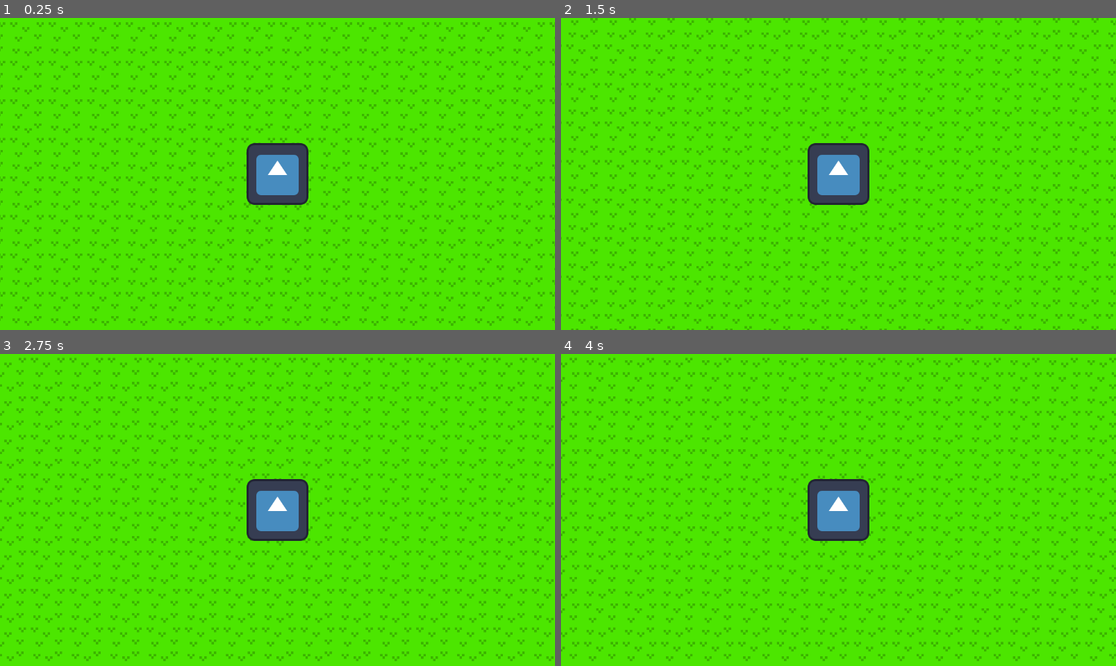
Above: before the commit, frames 1-4 (two rows, left to right).
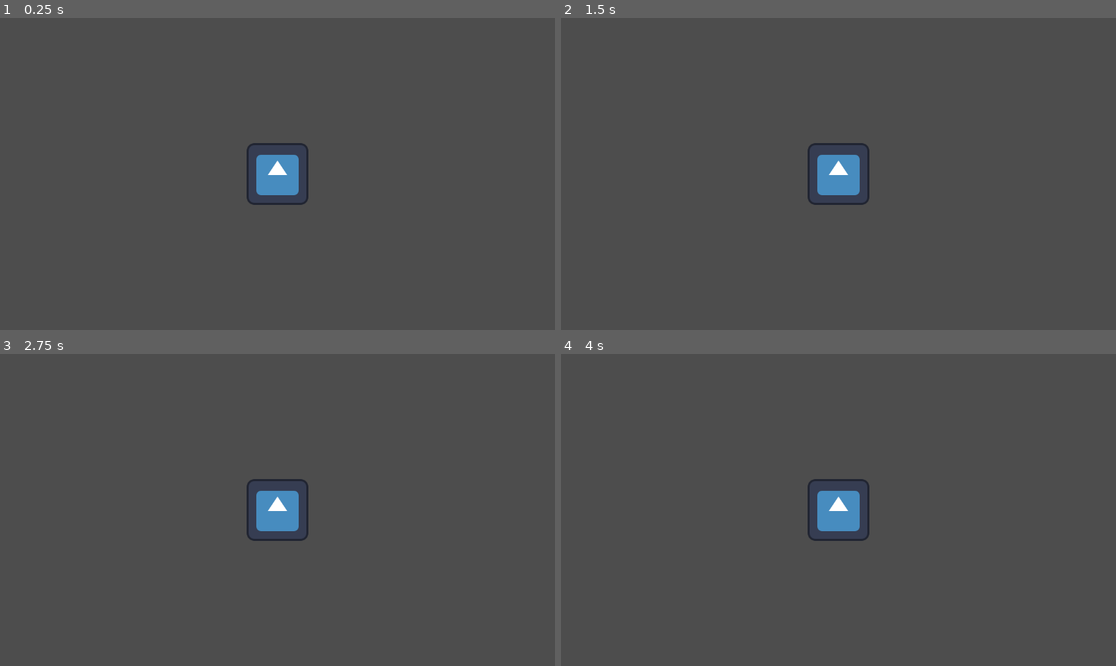
Above: after the commit, the same moments.

Repository: PiotrCzap/2D-Survival-Game
Game: Godot game, scene res://Scenes/game.tscn
Same seed, same stepped clock (60 frames per second), same inputs: the game is played once before the commit and once after it. The engine's default icon, where the game draws it, is replaced by a stand-in: a white triangle on a blue panel in a dark square.
Inputs:
- Up to frame 1 (0.25 s): no input
- Up to frame 2 (1.5 s): tap Enter at 0.5 s; hold D (D) 0.53-1.28 s; tap S (S) at 0.8, 1.35 s
- Up to frame 3 (2.75 s): tap D (D) at 1.55 s; tap Space at 2 s; hold A (A) from 2.03 s (still down); tap S (S) at 2.3 s
- Up to frame 4 (4 s): release A (A) at 2.78 s; tap D (D) at 2.85 s; tap Enter at 3.5 s; hold S (S) from 3.53 s (still down)

The runs differ from the first frame. In frame 1, 98% of the frame differs, in the area x 0-100%, y 0-100%; in frame 2, 98%; in frame 3, 98%; in frame 4, 98%.

Commit message:
Map Generator

Diff:
--- a/2d-survival-game/Scenes/game.tscn
+++ b/2d-survival-game/Scenes/game.tscn
@@ -2,7 +2,7 @@
 
 [ext_resource type="PackedScene" uid="uid://bdgug64iy3q63" path="res://Scenes/player.tscn" id="1_qxrlw"]
 [ext_resource type="Texture2D" uid="uid://cjem2io41rnsq" path="res://icon.svg" id="2_wrm1d"]
-[ext_resource type="PackedScene" uid="uid://cvij4w6nscqj0" path="res://Scenes/Chunks/grass_chunk.tscn" id="3_wrm1d"]
+[ext_resource type="Script" uid="uid://byi7x4gcnf3jq" path="res://Scripts/Map Generator.gd" id="3_wrm1d"]
 
 [node name="Game" type="Node2D"]
 
@@ -21,17 +21,5 @@
 position = Vector2(155, 316)
 texture = ExtResource("2_wrm1d")
 
-[node name="Grass Chunk" parent="." instance=ExtResource("3_wrm1d")]
-z_index = -1
-
-[node name="Grass Chunk2" parent="." instance=ExtResource("3_wrm1d")]
-z_index = -1
-position = Vector2(0, -528)
-
-[node name="Grass Chunk3" parent="." instance=ExtResource("3_wrm1d")]
-z_index = -1
-position = Vector2(-528, 0)
-
-[node name="Grass Chunk4" parent="." instance=ExtResource("3_wrm1d")]
-z_index = -1
-position = Vector2(-528, -528)
+[node name="Map Generator" type="Node2D" parent="."]
+script = ExtResource("3_wrm1d")
--- /dev/null
+++ b/2d-survival-game/Scripts/Map Generator.gd
@@ -0,0 +1,11 @@
+extends Node2D
+
+var size_x = 32
+var size_y = 32
+var Grass_chunk_scene = preload("res://Scenes/Chunks/grass_chunk.tscn")
+var bla = preload("res://icon.svg")
+var Grass_chunk = Grass_chunk_scene.instantiate()
+
+func _ready() -> void:
+	for x in range(size_x):
+		pass
Not shown, added: 2d-survival-game/Scripts/Map Generator.gd.uid
